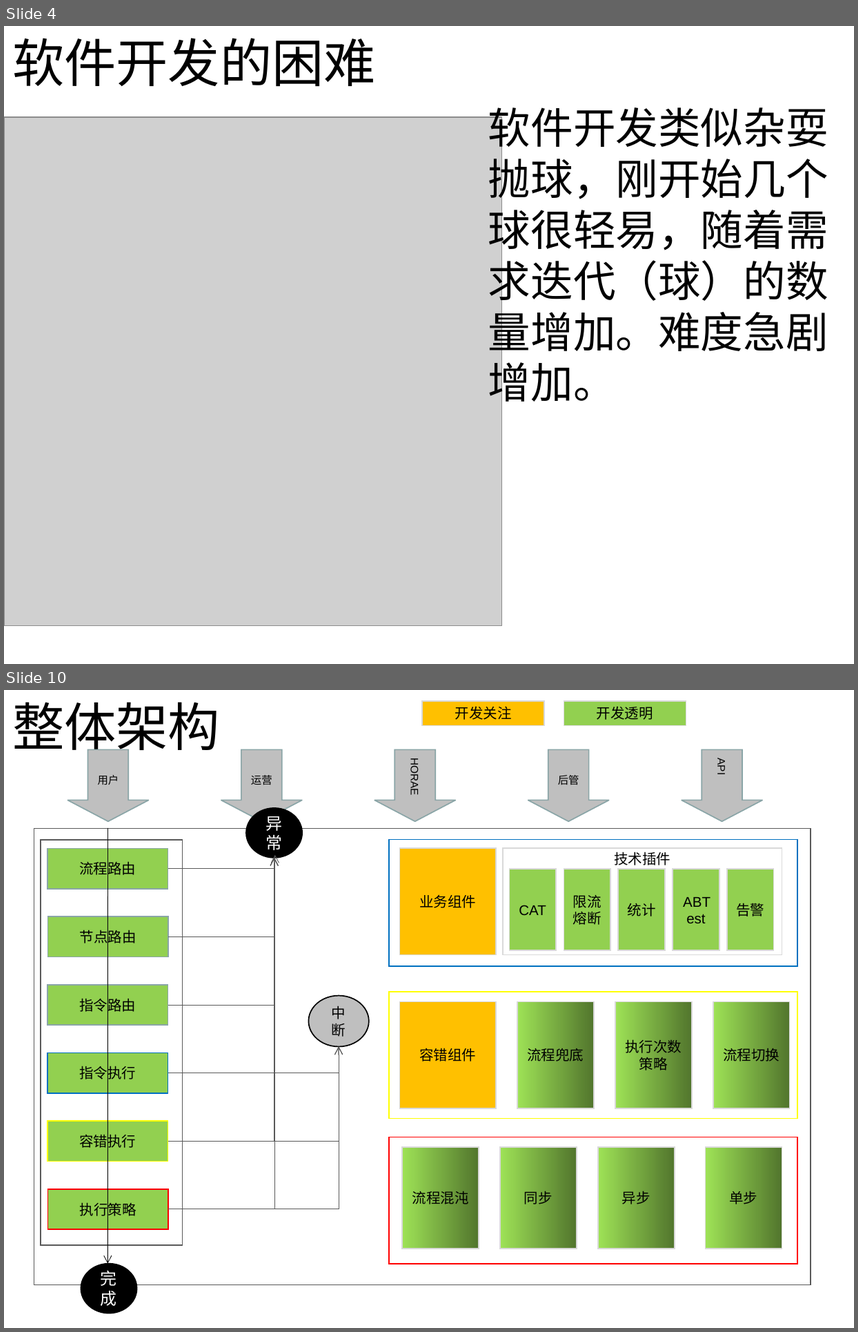
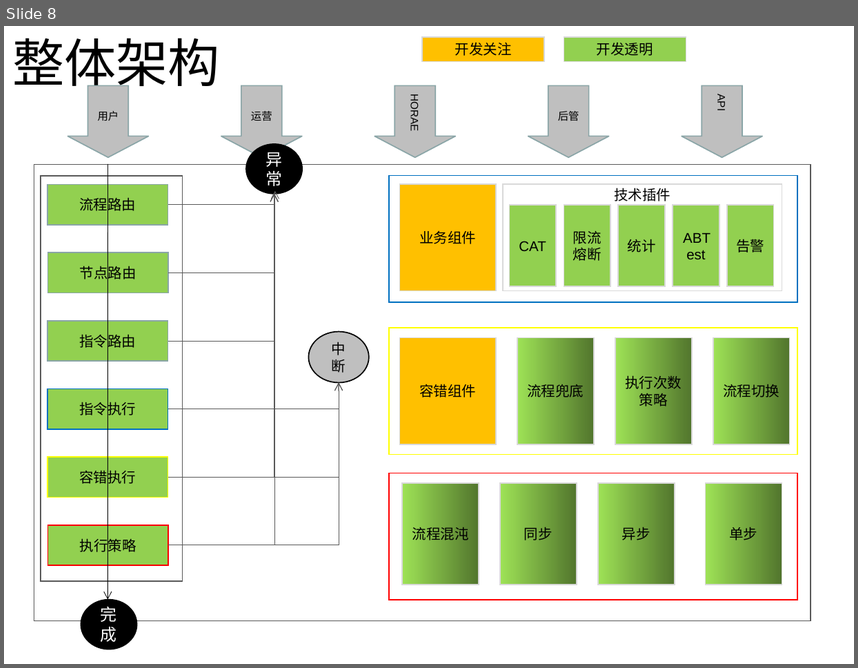
Before and after one commit to mmbbdddd/process-control, a slide deck: doc/流程编排组件说明.pptx. Shown one above the other, each under a label of ours: slides 4 and 10 before the commit, slide 8 after it; the slides between them are not shown. The pictures are 858x1332 and 858x668 pixels, drawn with LibreOffice and Linux fonts; fonts in the diff are those of the drawing; grey boxes stand for pictures. Boxes give left, top, right and bottom in pixels: in the first picture for what was removed or moved away, otherwise in the second. Text is boxed around its words. In the diff, an @@ line names an element or a change of style, - is before the commit and + after.

```diff
--- a/doc/流程编排组件说明.pptx
+++ b/doc/流程编排组件说明.pptx
@@ slide 4 removed at (4,26,854,664), background #FFFFFF @@
@@ title removed at (12,38,376,87) @@
-软件开发的困难
@@ text removed at (488,107,829,409) @@
-软件开发类似杂耍抛球，刚开始几个球很轻易，随着需求迭代（球）的数量增加。难度急剧增加。
@@ picture removed at (4,117,502,626) @@
@@ what was slide 10 is now slide 8 @@
```
Also in this commit, not shown: 2 slides changed, 5 slides added, 9 other slides removed, 2 other files.
